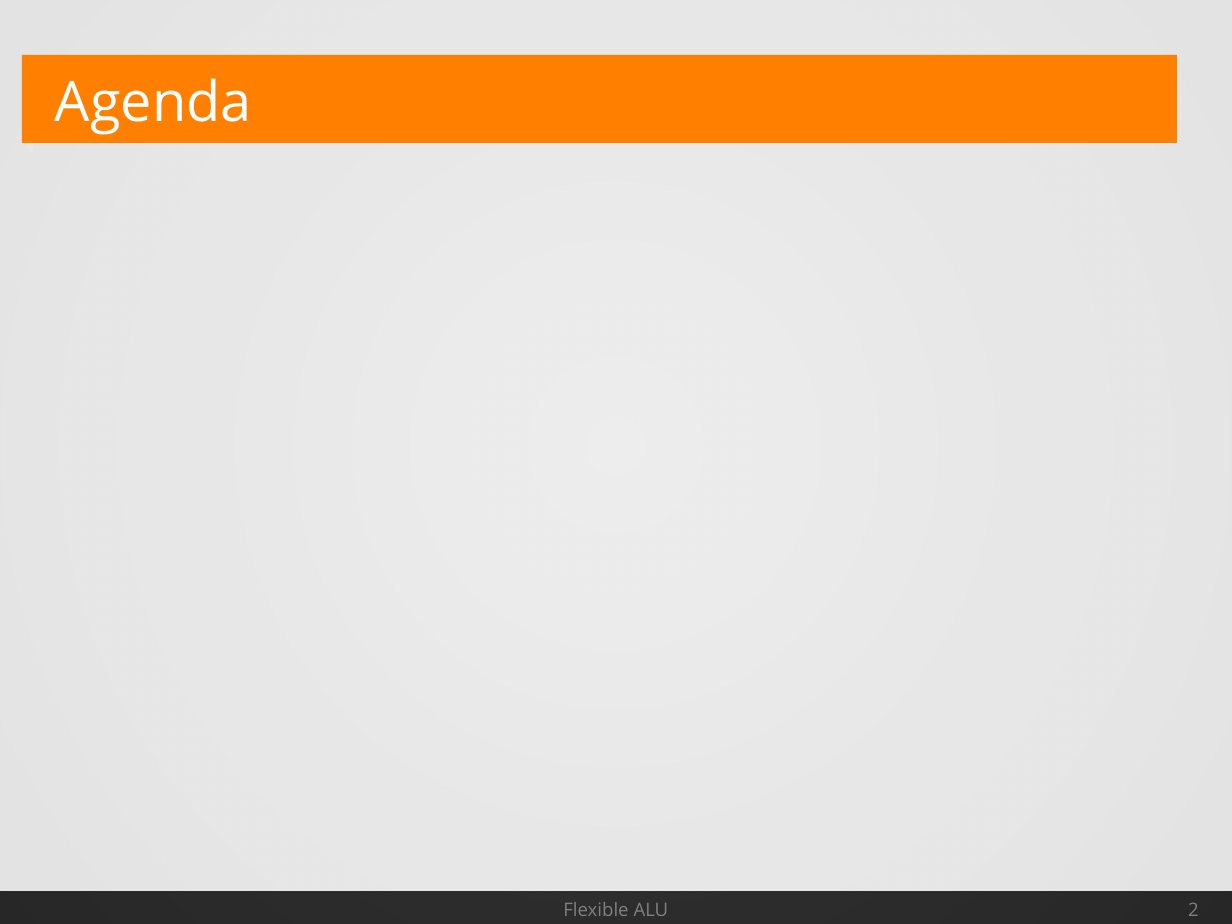
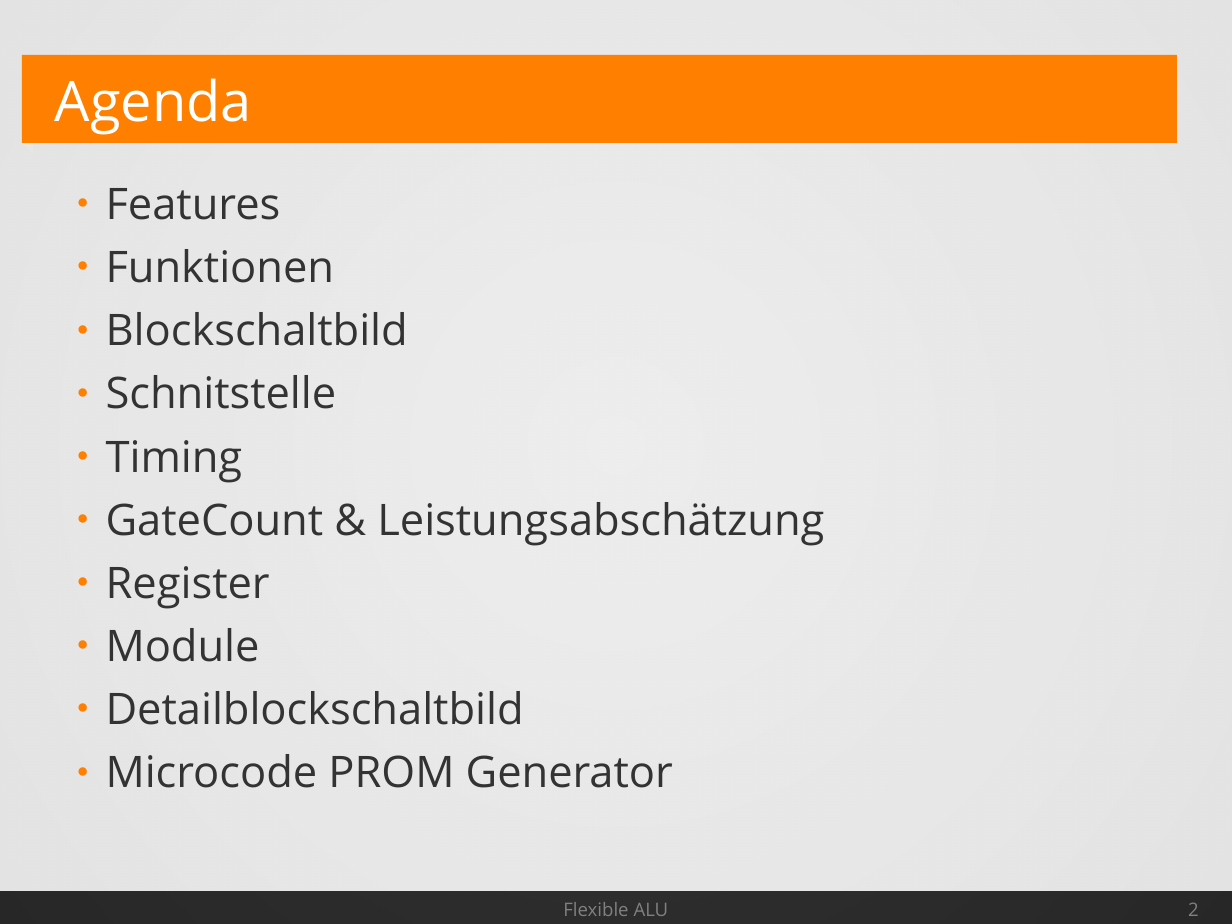
Before and after one commit to Geend/FHDWLogicWorksLib, a slide deck: slide 2 of alu-4/Spec/AluSpec.odp. Drawn at 1232x924 pixels with LibreOffice and Linux fonts; fonts in the diff are those of the drawing. Boxes give left, top, right and bottom in pixels: in the first picture for what was removed or moved away, otherwise in the second. Text is boxed around its words. In the diff, an @@ line names an element or a change of style, - is before the commit and + after.

Commit message:
updated alu-4 presentation

```diff
--- a/alu-4/Spec/AluSpec.odp
+++ b/alu-4/Spec/AluSpec.odp
@@ text added at (106,188,824,788), 28 pt, text #333333 @@
+● Features
+● Funktionen
+● Blockschaltbild
+● Schnitstelle
+● Timing
+● GateCount & Leistungsabschätzung
+● Register
+● Module
+● Detailblockschaltbild
+● Microcode PROM Generator
```
Also in this commit, not shown: 1 slide removed, 1 other file.
